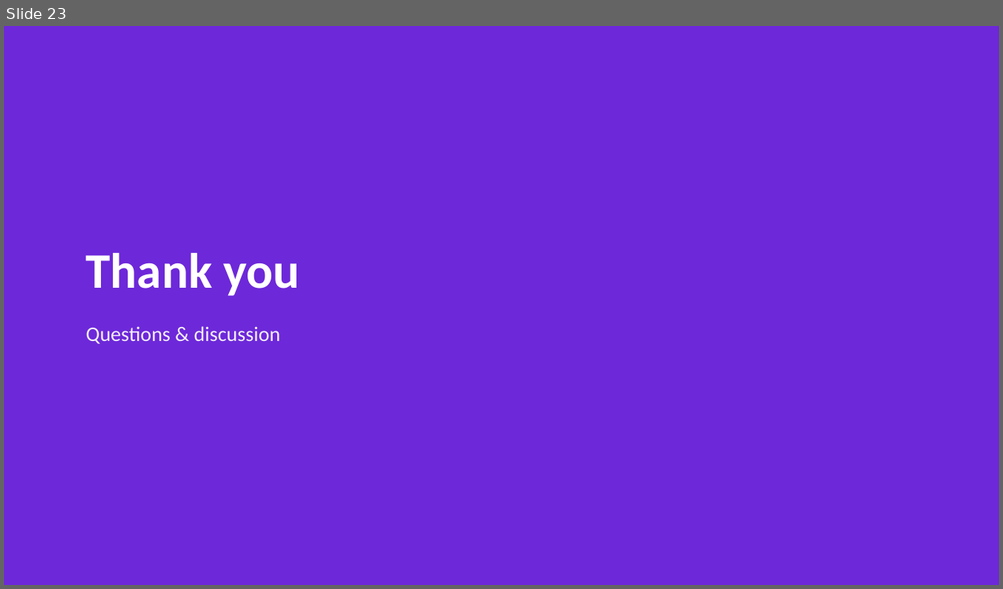
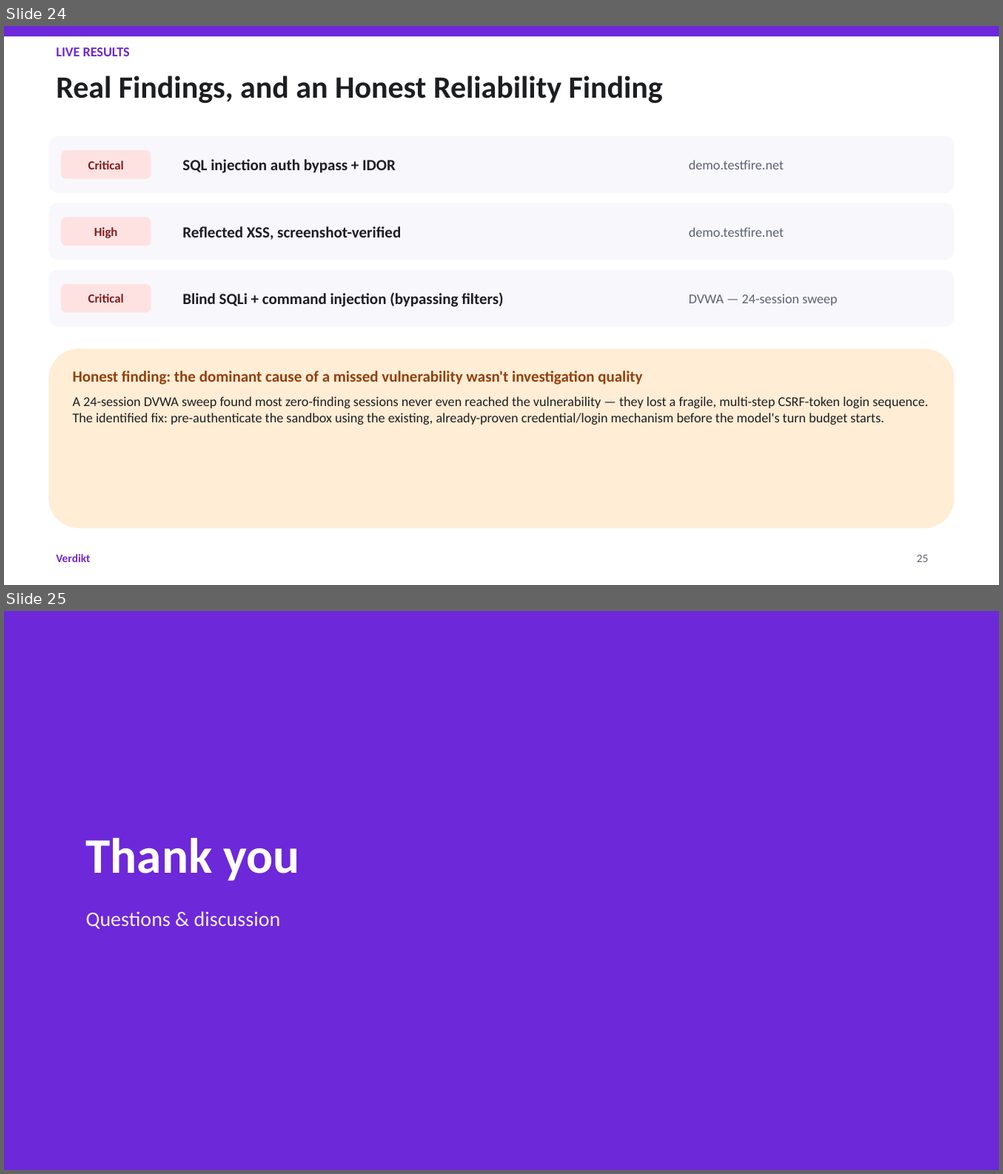
Before and after one commit to mudigondabhanu85/verdikt, a slide deck: docs/architecture-overview/Verdikt_Presentation.pptx. Shown one above the other, each under a label of ours: slide 23 before the commit, slides 24 and 25 after it. The pictures are 1003x589 and 1003x1174 pixels, drawn with LibreOffice and Linux fonts; fonts in the diff are those of the drawing. Boxes give left, top, right and bottom in pixels: in the first picture for what was removed or moved away, otherwise in the second. Text is boxed around its words. In the diff, an @@ line names an element or a change of style, - is before the commit and + after.

```diff
--- a/docs/architecture-overview/Verdikt_Presentation.pptx
+++ b/docs/architecture-overview/Verdikt_Presentation.pptx
@@ slide 24 added at [4, 26, 999, 585], background #FFFFFF @@
@@ rectangle added at [4, 26, 999, 36], fill #6D28D9 @@
@@ text added at [56, 47, 130, 56], 13 pt, text #6D28D9, bold @@
+LIVE RESULTS
@@ text added at [56, 76, 663, 103], 30 pt, text #1C1E21, bold @@
+Real Findings, and an Honest Reliability Finding
@@ rounded rectangle added at [48, 136, 954, 194], fill #F8F7FC @@
@@ rounded rectangle added at [62, 150, 151, 179], fill #FEE2E2, 12 pt, text #7F1D1D, bold @@
+Critical
@@ text added at [182, 159, 395, 173], 15 pt, text #1C1E21, bold @@
+SQL injection auth bypass + IDOR
@@ text added at [688, 160, 783, 170], 13 pt, text #5B6270 @@
+demo.testfire.net
@@ rounded rectangle added at [48, 203, 954, 261], fill #F8F7FC @@
@@ rounded rectangle added at [62, 217, 151, 245], fill #FEE2E2, 12 pt, text #7F1D1D, bold @@
+High
@@ text added at [182, 227, 401, 240], 15 pt, text #1C1E21, bold @@
+Reflected XSS, screenshot-verified
@@ text added at [688, 227, 783, 237], 13 pt, text #5B6270 @@
+demo.testfire.net
@@ rounded rectangle added at [48, 270, 954, 327], fill #F8F7FC @@
@@ rounded rectangle added at [62, 284, 151, 312], fill #FEE2E2, 12 pt, text #7F1D1D, bold @@
+Critical
@@ text added at [182, 292, 503, 307], 15 pt, text #1C1E21, bold @@
+Blind SQLi + command injection (bypassing filters)
@@ text added at [688, 294, 836, 306], 13 pt, text #5B6270 @@
+DVWA — 24-session sweep
@@ rounded rectangle added at [48, 349, 954, 529], fill #FFEDD5 @@
@@ text added at [73, 371, 928, 425], 13 pt, text #1C1E21 @@
+Honest finding: the dominant cause of a missed vulnerability wasn't investigation quality
+A 24-session DVWA sweep found most zero-finding sessions never even reached the vulnerability — they lost a fragile, multi-step CSRF-token login sequence. The identified fix: pre-authenticate the sandbox using the existing, already-proven credential/login mechanism before the model's turn budget starts.
@@ text added at [56, 554, 90, 562], 11 pt, text #6D28D9, bold @@
+Verdikt
@@ text added at [916, 555, 928, 562], 11 pt, text #5B6270 @@
+25
@@ what was slide 23 is now slide 25 @@
```
Also in this commit, not shown: 1 other slide added, 8 other files.
